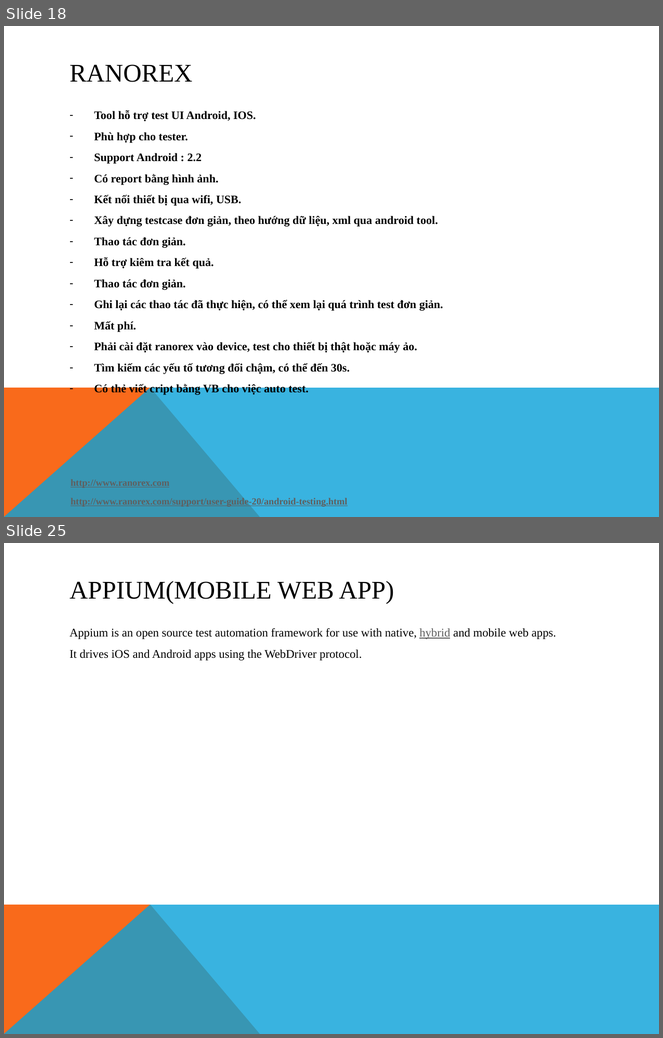
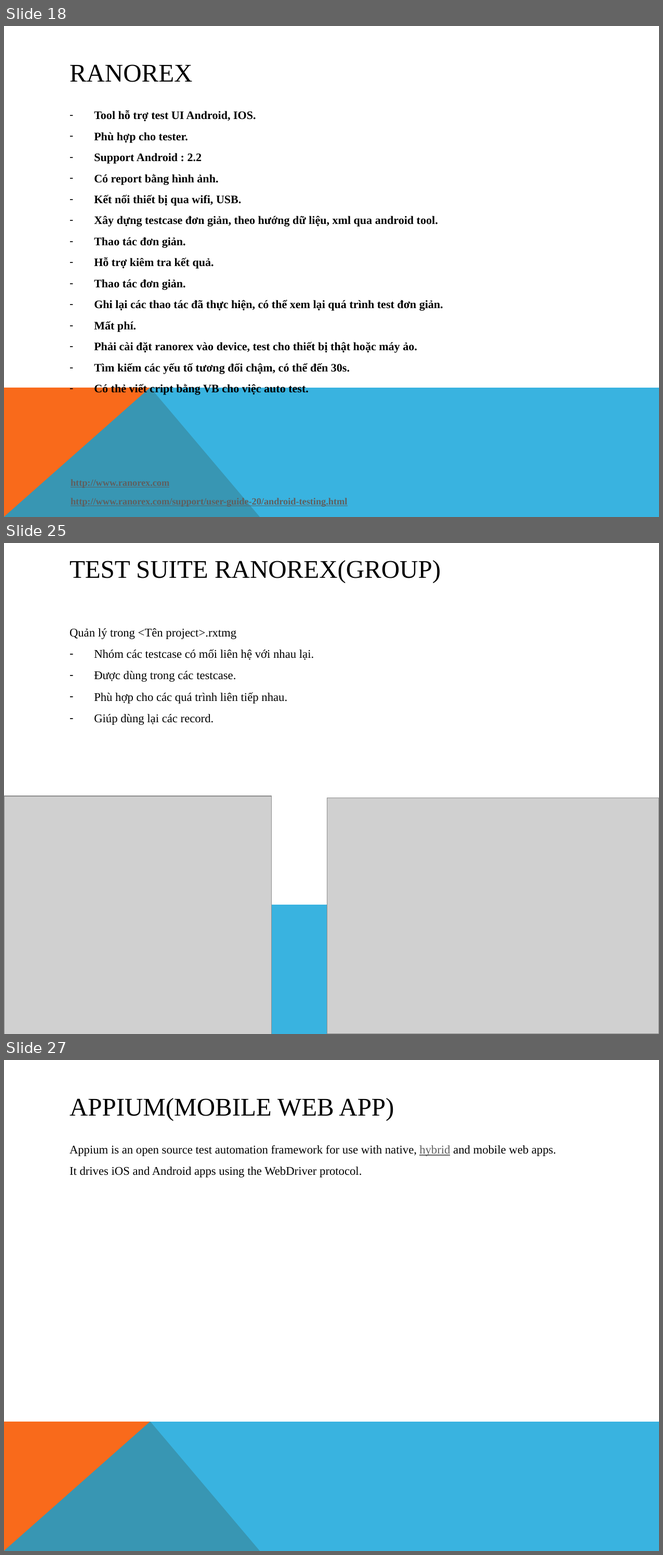
Before and after one commit to fordream/docs, a slide deck: auto-test/Android Autotest Tool.pptx. Shown one above the other, each under a label of ours: slides 18 and 25 before the commit, slides 18, 25 and 27 after it; the slides between them are not shown. The pictures are 663x1038 and 663x1555 pixels, drawn with LibreOffice and Linux fonts; fonts in the diff are those of the drawing; grey boxes stand for pictures. Boxes give left, top, right and bottom in pixels: in the first picture for what was removed or moved away, otherwise in the second. Text is boxed around its words. In the diff, an @@ line names an element or a change of style, - is before the commit and + after.

```diff
--- a/auto-test/Android Autotest Tool.pptx
+++ b/auto-test/Android Autotest Tool.pptx
@@ slide 25 added at [4,543,659,1034], background #FFFFFF; not listed: 2 template elements that a slide beside it also shows @@
@@ title added at [70,560,441,583], 28 pt, text #000000 @@
+TEST SUITE RANOREX(GROUP)
@@ text added at [70,628,314,725], 13 pt, text #000000 @@
+Quản lý trong <Tên project>.rxtmg
+– Nhóm các testcase có mối liên hệ với nhau lại.
+– Được dùng trong các testcase.
+– Phù hợp cho các quá trình liên tiếp nhau.
+– Giúp dùng lại các record.
@@ picture added at [4,797,271,1034] @@
@@ picture added at [327,798,659,1034] @@
@@ what was slide 25 is now slide 27 @@
```
Also in this commit, not shown: 6 slides changed, 4 other slides added, 3 slides removed.
